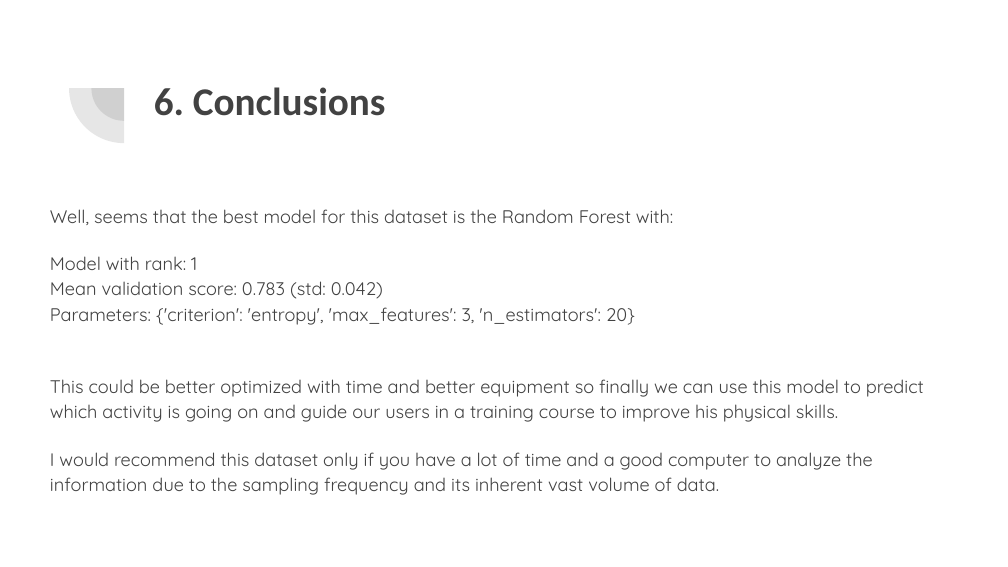
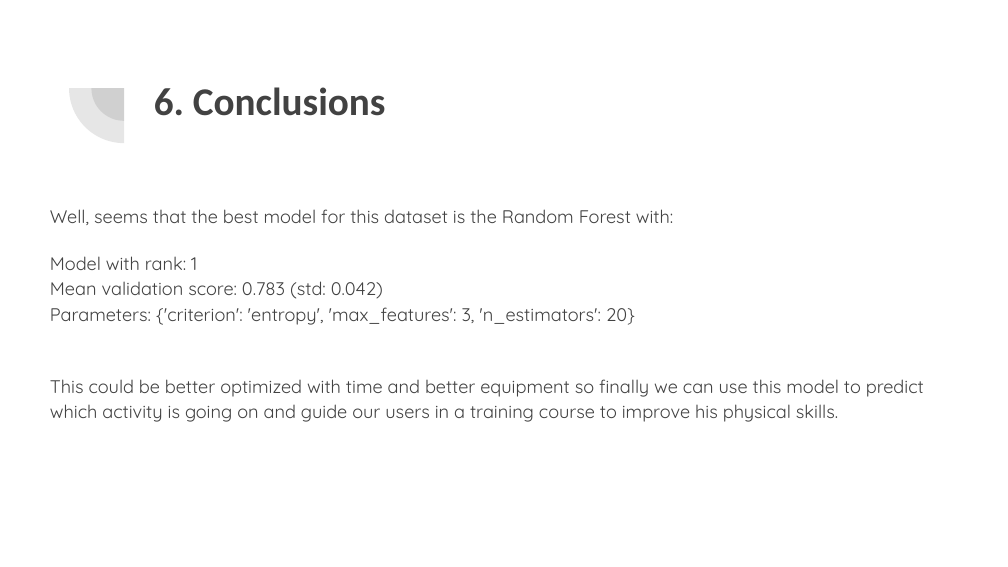
Before and after one commit to ijcernicharo/IH---Final-Project, a slide deck: slide 24 of FINAL-PROJECT/DOCS/Final_Project-Ivan_Cernicharo .odp. Drawn at 1008x567 pixels with LibreOffice and Linux fonts; fonts in the diff are those of the drawing. Boxes give left, top, right and bottom in pixels: in the first picture for what was removed or moved away, otherwise in the second. Text is boxed around its words. In the diff, an @@ line names an element or a change of style, - is before the commit and + after.

```diff
--- a/FINAL-PROJECT/DOCS/Final_Project-Ivan_Cernicharo .odp
+++ b/FINAL-PROJECT/DOCS/Final_Project-Ivan_Cernicharo .odp
@@ text at (50,452,873,495): paragraph removed @@
-I would recommend this dataset only if you have a lot of time and a good computer to analyze the information due to the sampling frequency and its inherent vast volume of data.
```
Also in this commit, not shown: 2 other slides changed.
